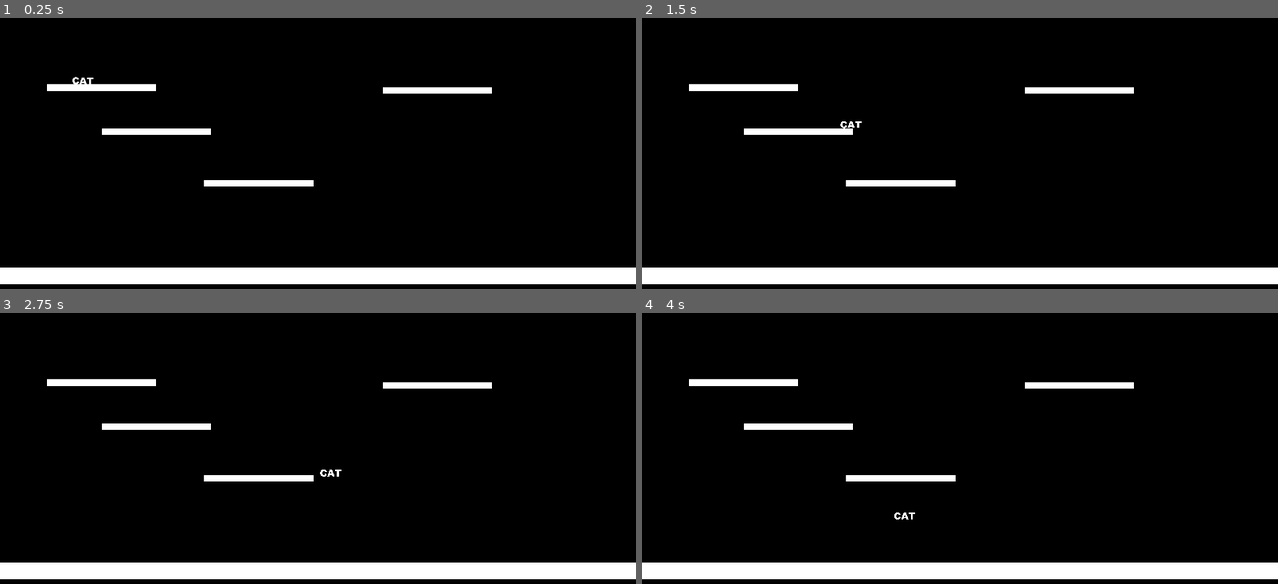
Above: before the commit, frames 1-4 (two rows, left to right).
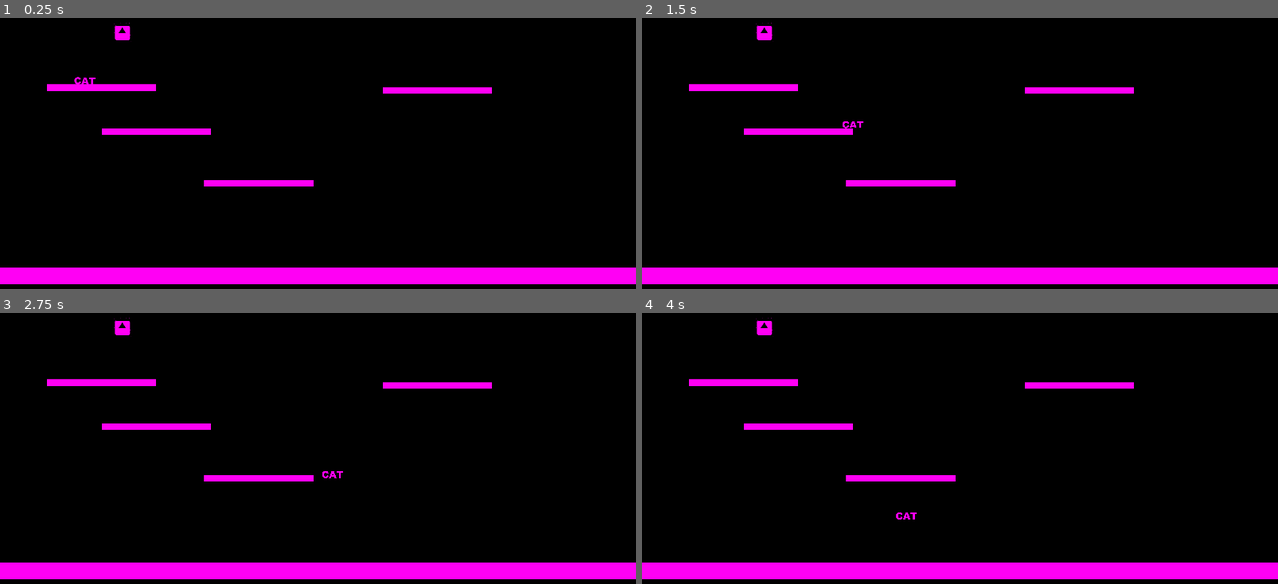
Above: after the commit, the same moments.

Repository: TeamName-FIOLTR/BWgamejam2022
Game: Godot game, scene res://scenes/levels/test dont look/you mad man/collision test level yeah.tscn
The game is run twice, just before and just after one commit, with the same random seed, the same clock (stepped at 60 frames per second) and the same inputs. This scene is started directly instead of the project's main scene. The engine's default icon, where the game draws it, is replaced by a stand-in: a white triangle on a blue panel in a dark square.
Inputs:
- Up to frame 1 (0.25 s): no input
- Up to frame 2 (1.5 s): tap Enter at 0.5 s; hold D (move_right) 0.53-1.28 s; tap Space (jump) at 0.77 s; hold S (move_down) from 1.28 s (still down)
- Up to frame 3 (2.75 s): tap Space (jump) at 1.52 s; release S (move_down) at 2.03 s; hold D (move_right) from 2.03 s (still down)
- Up to frame 4 (4 s): release D (move_right) at 2.78 s; hold W (move_up) 2.78-3.53 s; tap Space (jump) at 3.02, 3.77 s; hold A (move_left) from 3.53 s (still down)

The runs differ from the first frame. In frame 1, 8.1% of the frame differs, in the area x 0-100%, y 1-99%; in frame 2, 8.1%; in frame 3, 8.1%; in frame 4, 8.1%.

Commit message:
added sprite to feat/swap

Diff:
--- a/scenes/levels/test dont look/you mad man/collision test level yeah.tscn
+++ b/scenes/levels/test dont look/you mad man/collision test level yeah.tscn
@@ -1,6 +1,7 @@
-[gd_scene load_steps=6 format=2]
+[gd_scene load_steps=9 format=2]
 
 [ext_resource path="res://scenes/entities/player/Player.tscn" type="PackedScene" id=1]
+[ext_resource path="res://icon.png" type="Texture" id=2]
 
 [sub_resource type="RectangleShape2D" id=1]
 
@@ -35,10 +36,75 @@
 material = SubResource( 3 )
 size = Vector2( 20, 20 )
 
+[sub_resource type="Shader" id=5]
+code = "shader_type canvas_item;
+
+uniform vec4 forground_in : hint_color = vec4(1.0,1.0,1.0,1.0);
+uniform vec4 background_in : hint_color = vec4(0.0,0.0,0.0,1.0);
+
+uniform vec4 forground_out : hint_color = vec4(1.0,1.0,1.0,1.0);
+uniform vec4 background_out : hint_color = vec4(0.0,0.0,0.0,1.0);
+
+uniform float line_count = 100;
+uniform float line_width = 0.006;
+uniform float hatch_angle = 3.05;
+uniform float snap_threshhold_front = 0.165;
+uniform float snap_threshhold_back = 0.165;
+float distance_squared(vec4 a,vec4 b) {
+	return (a.r - b.r)*(a.r-b.r) + (a.g-b.g)*(a.g-b.g) + (a.b-b.b)*(a.b-b.b);
+}
+vec2 rotate(float angle,vec2 input) {
+	return mat2(vec2(cos(hatch_angle),cos(hatch_angle+ 1.57079632679)),
+						vec2(sin(hatch_angle ),sin(hatch_angle + 1.57079632679)))*input;
+}
+bool do_line(float x,float lineCount,float lineWidth) {
+	return mod(x,1.0/lineCount) <= lineWidth;//(1.0/line_count)/1.1;
+}
+vec4 color_snap(vec4 incolor, vec4 snap1, vec4 snap2,vec4 snapout1,vec4 snapout2){
+	if (distance_squared(incolor,snap1) < distance_squared(incolor,snap2)) {
+		return snapout1;
+	}
+	return snapout2;
+}
+void fragment() {
+	vec4 original_color = texture(TEXTURE,UV);
+	COLOR = color_snap(COLOR,forground_in,background_in,
+							forground_out,background_out);
+
+	vec2 rotated_uv = rotate(hatch_angle,UV);
+	float distance_to_front = distance_squared(original_color,forground_in);
+	float distance_to_back = distance_squared(original_color,background_in);
+
+	if (distance_to_front > snap_threshhold_front || distance_to_back > snap_threshhold_back) {
+		if ((do_line(rotated_uv.x,distance_to_front*distance_to_front*line_count,line_width) ||
+			do_line(rotated_uv.y,distance_to_front*distance_to_front*line_count,line_width))) {
+				COLOR = background_out;}
+		else{
+			COLOR = forground_out;
+		}
+	}
+
+
+	COLOR.a = original_color.a;
+}"
+
+[sub_resource type="ShaderMaterial" id=6]
+shader = SubResource( 5 )
+shader_param/forground_in = Color( 0, 1, 0.913725, 1 )
+shader_param/background_in = Color( 0.309804, 0, 0.847059, 1 )
+shader_param/forground_out = Color( 1, 1, 1, 1 )
+shader_param/background_out = Color( 0, 0, 0, 1 )
+shader_param/line_count = 53.419
+shader_param/line_width = 0.018
+shader_param/hatch_angle = 2.863
+shader_param/snap_threshhold_front = 0.628
+shader_param/snap_threshhold_back = 0.72
+
 [node name="collision test level yeah" type="Node2D"]
+modulate = Color( 1, 0, 0.960784, 1 )
 
 [node name="Player" parent="." instance=ExtResource( 1 )]
-position = Vector2( 250, 163 )
+position = Vector2( 256, 233 )
 gravity = Vector2( 0, 1000 )
 jump_gravity = 1.415
 drop_gravity = 5.476
@@ -95,3 +161,8 @@
 
 [node name="MeshInstance2D" type="MeshInstance2D" parent="StaticBody2D5"]
 mesh = SubResource( 4 )
+
+[node name="Icon" type="Sprite" parent="."]
+material = SubResource( 6 )
+position = Vector2( 369, 152 )
+texture = ExtResource( 2 )
